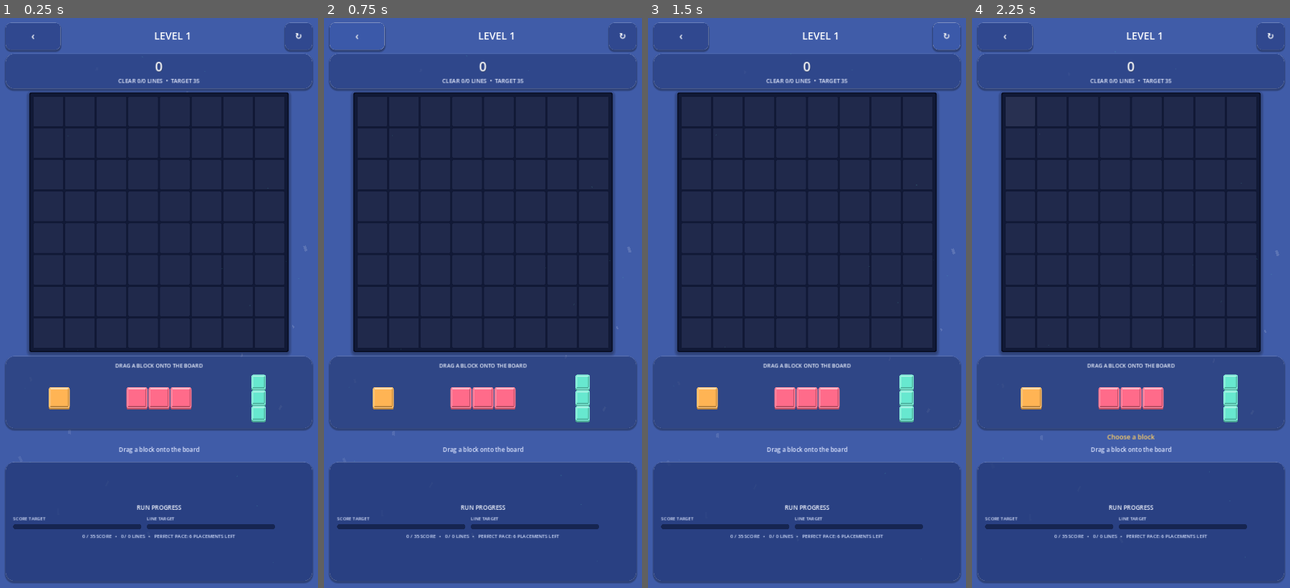
Above: before the commit, frames 1-4 (left to right).
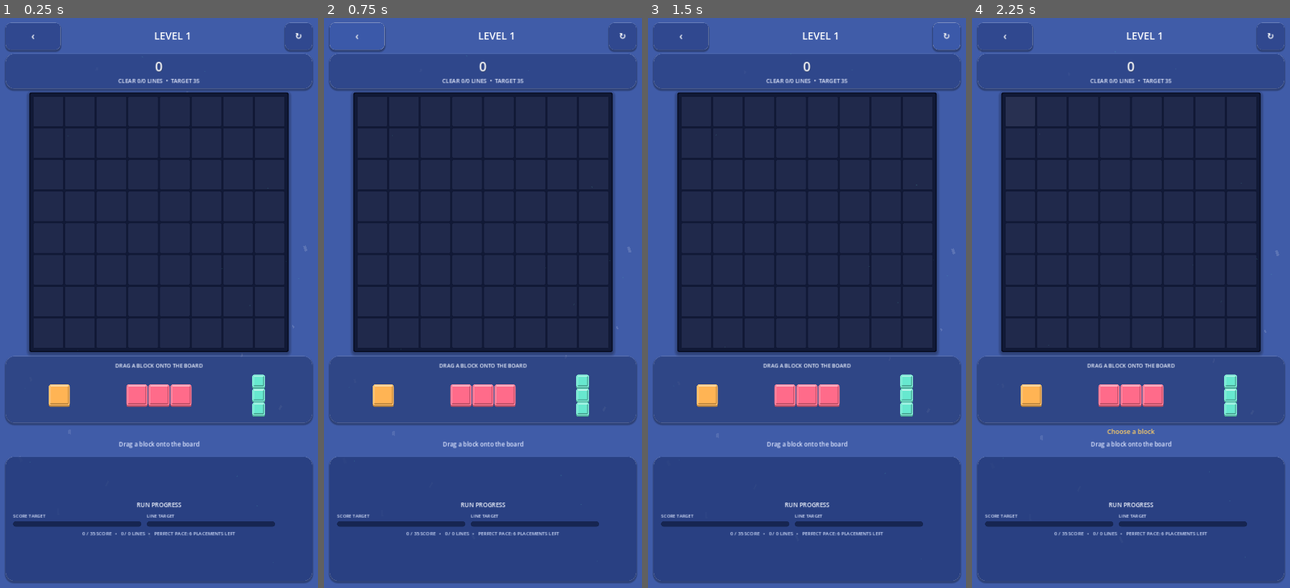
Above: after the commit, the same moments.

Repository: eghosa001/unjam
Game: Godot game, scene res://scenes/BlockPuzzle.tscn
Same seed, same stepped clock (60 frames per second), same inputs: the game is played once before the commit and once after it. This scene is started directly instead of the project's main scene.
Inputs (mouse positions are in pixels of both pictures, inside the frame that each line leads up to):
- Up to frame 1 (0.25 s): no input
- Up to frame 2 (0.75 s): click "‹" at 0.5 s
- Up to frame 3 (1.5 s): click "↻" at 1.25 s
- Up to frame 4 (2.25 s): click (1019, 109) at 2.02 s

The runs differ from the first frame. In frame 1, 4.1% of the frame differs, in the area x 1-99%, y 62-92%; in frame 2, 4.1%; in frame 3, 4.1%; in frame 4, 4.3%.

Commit message:
Activate smoother Block Puzzle drag motion

Diff:
--- a/scenes/BlockPuzzle.tscn
+++ b/scenes/BlockPuzzle.tscn
@@ -1,6 +1,6 @@
 [gd_scene load_steps=3 format=3]
 
-[ext_resource path="res://scripts/game/block_puzzle_premium_layout.gd" type="Script" id="1"]
+[ext_resource path="res://scripts/game/block_puzzle_ultra_motion.gd" type="Script" id="1"]
 [ext_resource path="res://scripts/ui/ui_touch_enhancer.gd" type="Script" id="2"]
 
 [node name="BlockPuzzle" type="Control"]
